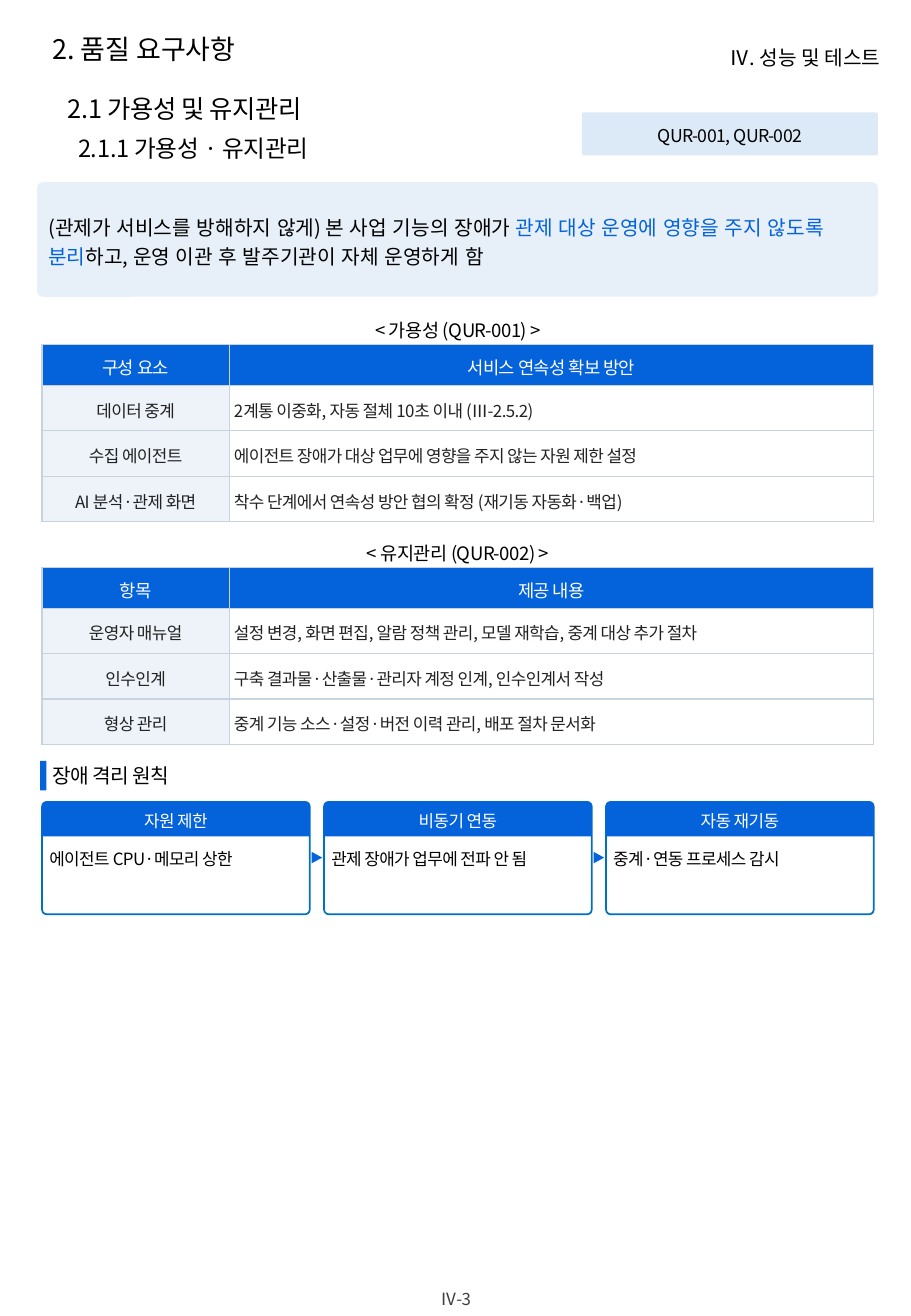
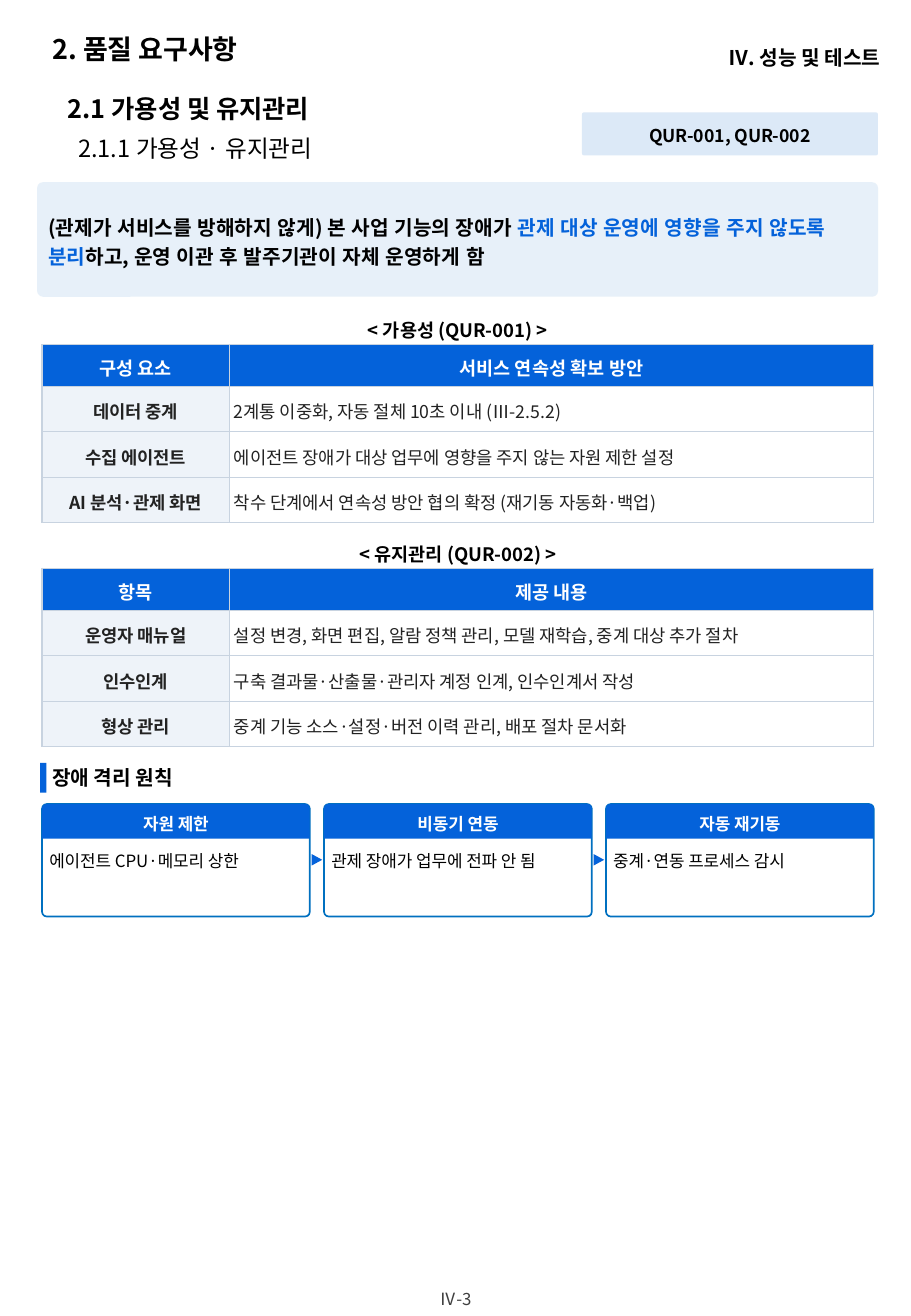
Before and after one commit to hwangsteeve-tech/hbjw, a slide deck: slide 41 of proposals/2026-10_kcg-aiops-relay/kcg_proposal.pptx. Drawn at 911x1316 pixels with LibreOffice and Linux fonts; fonts in the diff are those of the drawing; background and template pictures are left out. Boxes give left, top, right and bottom in pixels: in the first picture for what was removed or moved away, otherwise in the second. Text is boxed around its words. In the diff, an @@ line names an element or a change of style, - is before the commit and + after.

```diff
--- a/proposals/2026-10_kcg-aiops-relay/kcg_proposal.pptx
+++ b/proposals/2026-10_kcg-aiops-relay/kcg_proposal.pptx
@@ text "2.1 가용성 및 유지관리" at (x1=68, y1=96, x2=309, y2=121): letter spacing -0.2 to 0 pt, bold on @@
@@ text "2.1.1 가용성 · 유지관리" at (x1=78, y1=137, x2=312, y2=159): letter spacing -0.2 to 0 pt @@
@@ bold on in 3 elements at (x1=52, y1=36, x2=238, y2=62), (x1=728, y1=48, x2=881, y2=67), (x1=38, y1=182, x2=878, y2=296) @@
@@ table at (x1=43, y1=344, x2=875, y2=522) @@
@@ size 10.5 to 11 pt in "구성 요소", "서비스 연속성 확보 방안" @@
@@ letter spacing -0.3 to 0 pt @@
@@ bold on in "구성 요소", "서비스 연속성 확보 방안", "데이터 중계", "수집 에이전트" and 1 more places @@
@@ size 10 to 10.5 pt in "데이터 중계", "2계통 이중화, 자동 절체 10초 이내 (Ⅲ-2.5.2)", "수집 에이전트", "에이전트 장애가 대상 업무에 영향을 주지 않는 ..." and 2 more places @@
@@ table at (x1=43, y1=568, x2=875, y2=747) @@
@@ size 10.5 to 11 pt in "항목", "제공 내용" @@
@@ letter spacing -0.3 to 0 pt, size 10 to 10.5 pt @@
@@ bold on in "항목", "제공 내용", "운영자 매뉴얼", "인수인계" and 1 more places @@
@@ letter spacing -0.3 to 0 pt, bold on in 7 elements at (x1=582, y1=113, x2=878, y2=155), (x1=383, y1=321, x2=533, y2=341), (x1=374, y1=545, x2=541, y2=565), (x1=52, y1=768, x2=173, y2=787), (x1=43, y1=804, x2=310, y2=838), (x1=324, y1=804, x2=592, y2=838), (x1=606, y1=804, x2=873, y2=838) @@
@@ letter spacing -0.3 to 0 pt in 3 elements at (x1=49, y1=853, x2=239, y2=869), (x1=331, y1=853, x2=536, y2=869), (x1=613, y1=853, x2=785, y2=869) @@
```
Also in this commit, not shown: 53 other slides changed, 19 other files.
